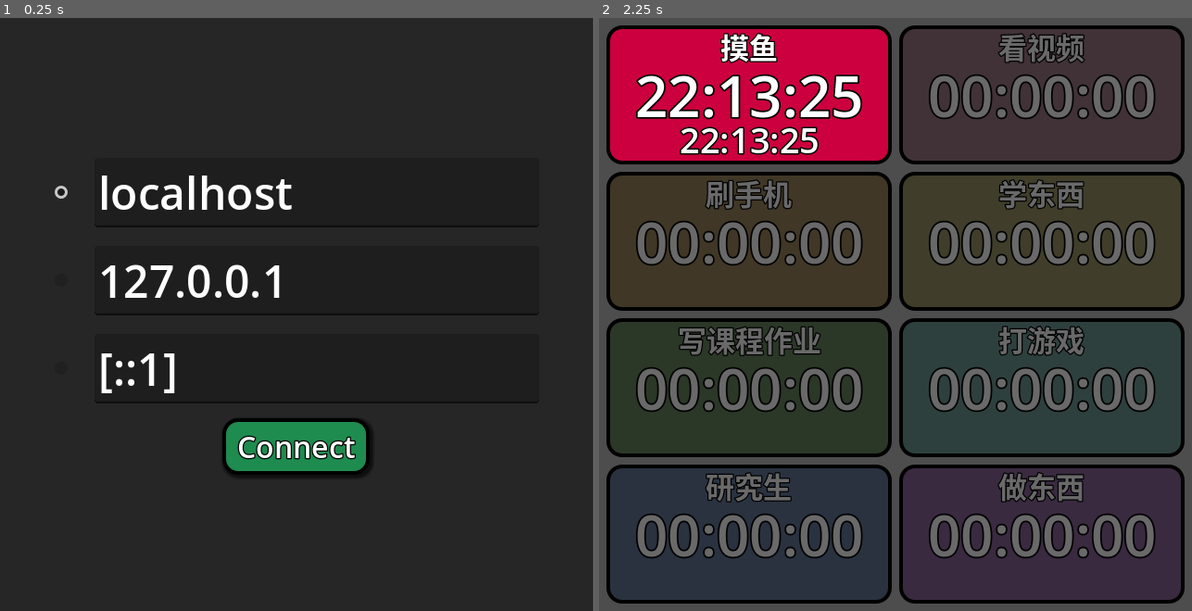
Above: before the commit, frames 1-2 (left to right).
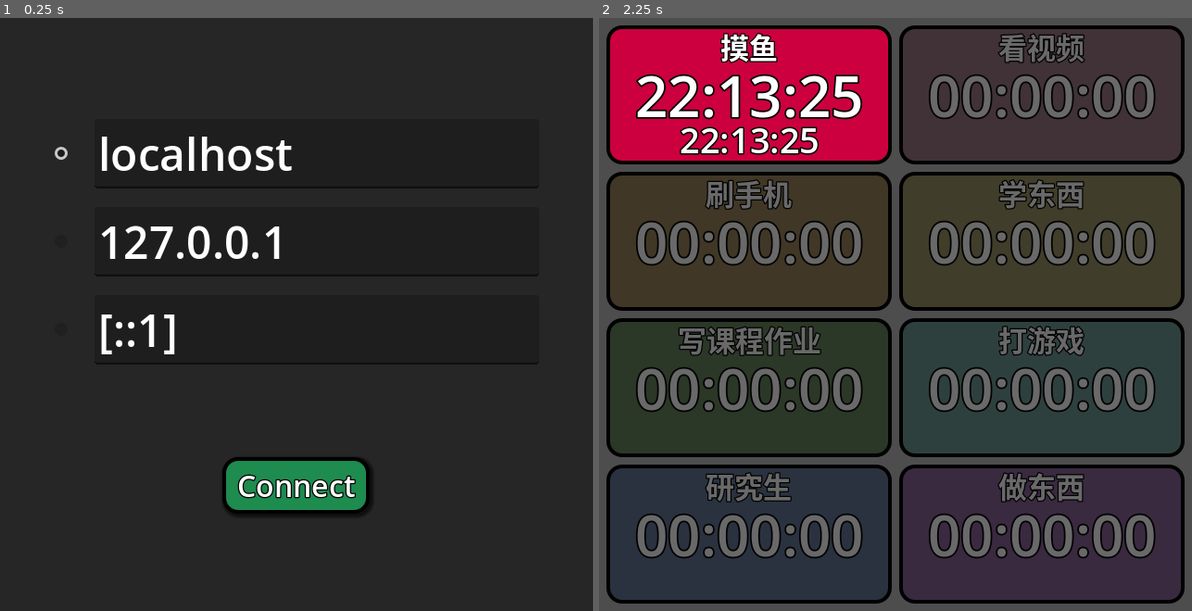
Above: after the commit, the same moments.

Repository: febilly/timer
Game: Godot game, scene res://server_address_input.tscn
Same seed, same stepped clock (60 frames per second), same inputs: the game is played once before the commit and once after it.
Inputs (mouse positions are in pixels of both pictures, inside the frame that each line leads up to):
- Up to frame 1 (0.25 s): no input
- Up to frame 2 (2.25 s): tap Enter at 0.5 s; click (670, 189) at 1.27 s; click "Connect" at 2 s

The runs differ from the first frame. In frame 1, 6.7% of the frame differs, in the area x 9-63%, y 20-84%; in frame 2, nothing differs.

Commit message:
略微修改选择服务器地址的界面，让三个地址和连接按钮之间有一点空。希望这样能让软键盘不要把输入栏挡住

Diff:
--- a/server_address_input.tscn
+++ b/server_address_input.tscn
@@ -27,15 +27,12 @@
 
 [node name="VBoxContainer" type="VBoxContainer" parent="ColorRect"]
 layout_mode = 1
-anchors_preset = 8
+anchors_preset = 13
 anchor_left = 0.5
-anchor_top = 0.5
 anchor_right = 0.5
-anchor_bottom = 0.5
-offset_left = -146.0
-offset_top = -169.0
-offset_right = 146.0
-offset_bottom = 169.0
+anchor_bottom = 1.0
+offset_left = -262.0
+offset_right = 262.0
 grow_horizontal = 2
 grow_vertical = 2
 alignment = 1
@@ -83,6 +80,11 @@
 custom_minimum_size = Vector2(480, 32)
 layout_mode = 2
 
+[node name="ColorRect" type="ColorRect" parent="ColorRect/VBoxContainer"]
+custom_minimum_size = Vector2(0, 64)
+layout_mode = 2
+color = Color(1, 1, 1, 0)
+
 [node name="ConnectButton" type="Button" parent="ColorRect/VBoxContainer"]
 unique_name_in_owner = true
 layout_mode = 2
